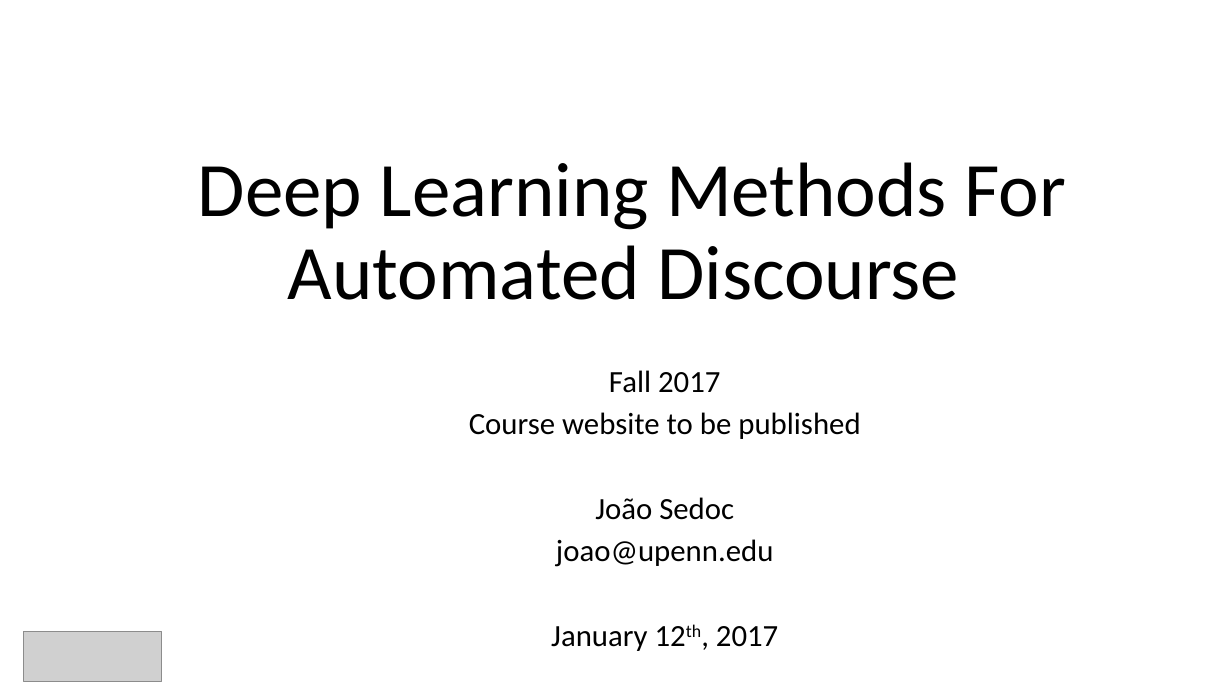
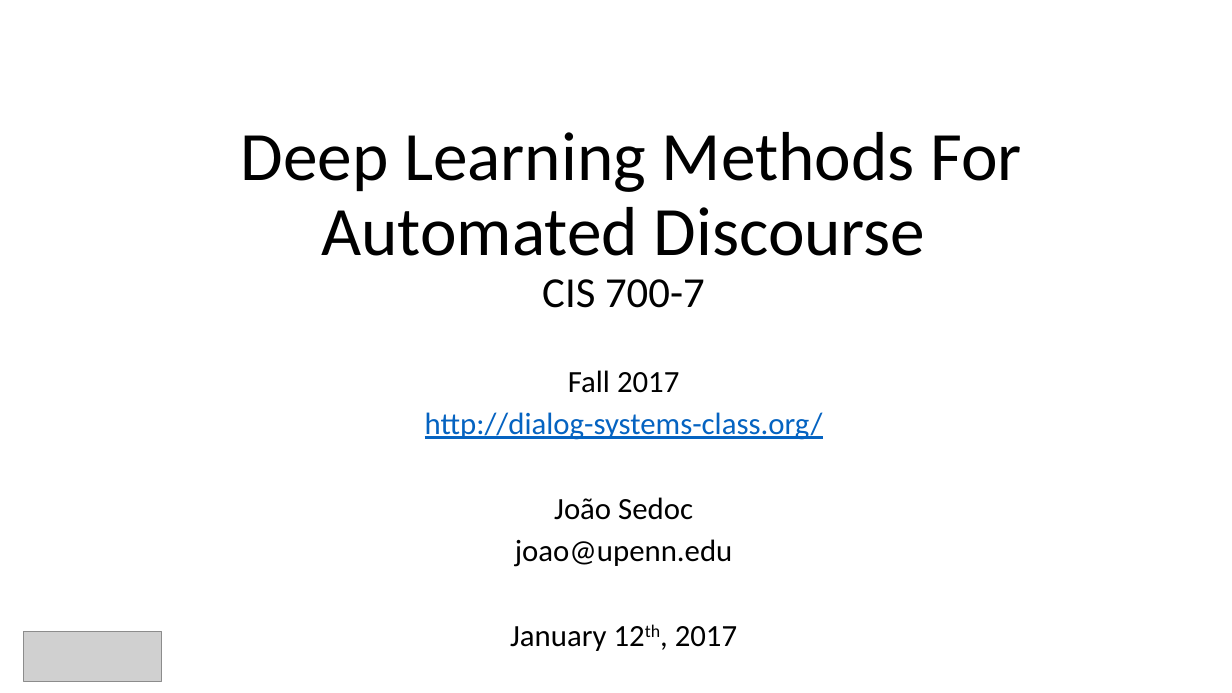
Before and after one commit to dialog-systems-class/dialog-systems-class.github.io, a slide deck: slide 1 of lectures/Intro.potx. Drawn at 1232x693 pixels with LibreOffice and Linux fonts; fonts in the diff are those of the drawing; grey boxes stand for pictures. Boxes give left, top, right and bottom in pixels: in the first picture for what was removed or moved away, otherwise in the second. Text is boxed around its words. In the diff, an @@ line names an element or a change of style, - is before the commit and + after.

```diff
--- a/lectures/Intro.potx
+++ b/lectures/Intro.potx
@@ title at (241, 132, 1022, 308): text changed; size 60 to 54 pt @@
-Deep Learning Methods For Automated Discourse
+Deep Learning Methods For Automated Discourse
+CIS 700-7
@@ subtitle "Fall 2017": place and size @@
-subtitle "Fall 2017" at (469, 370, 860, 651)
+subtitle "Fall 2017" at (425, 370, 823, 651)
@@ subtitle at (425, 412, 823, 440): text changed; text colour #000000 to #0563C1 @@
-Course website to be published
+http://dialog-systems-class.org/
```
Also in this commit, not shown: 1 other slide changed, 1 slide added, 1 other file.
